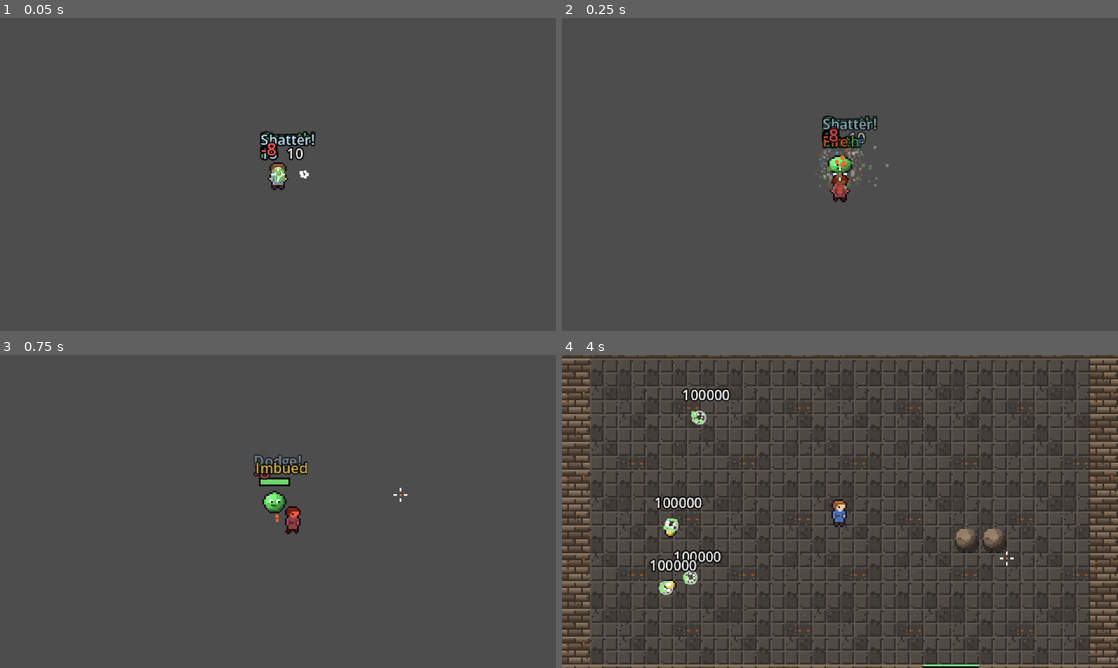
Above: before the commit, frames 1-4 (two rows, left to right).
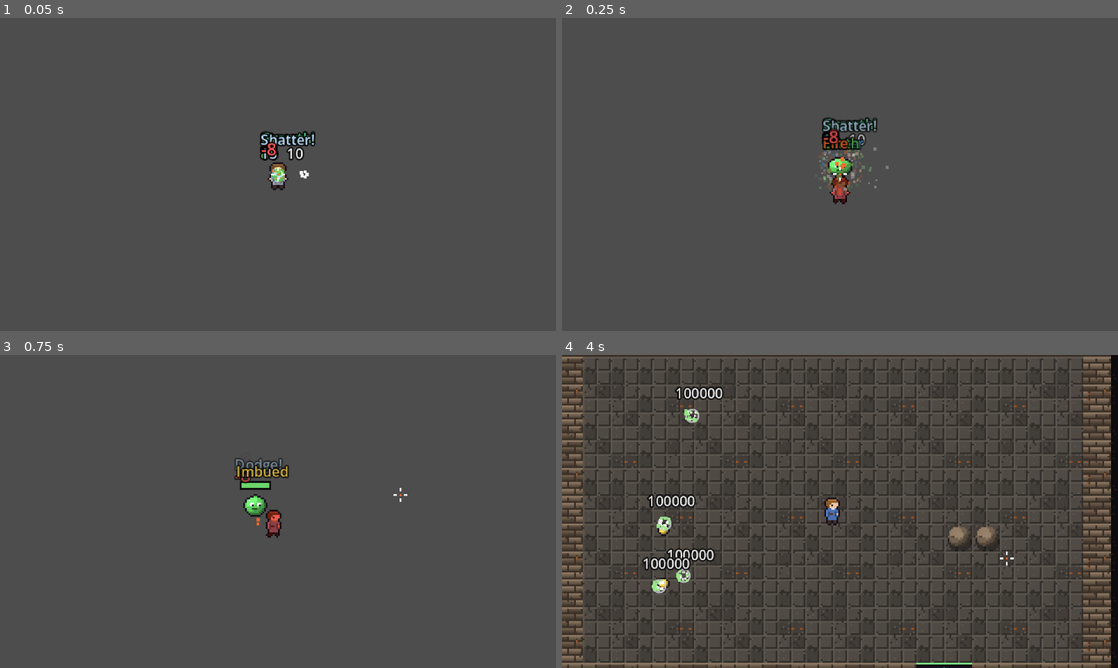
Above: after the commit, the same moments.

Repository: nzjealousy/Elementalist
Game: Godot game, scene res://tests/combo_selftest.tscn
Same seed, same stepped clock (60 frames per second), same inputs: the game is played once before the commit and once after it. This scene is started directly instead of the project's main scene.
Inputs (mouse positions are in pixels of both pictures, inside the frame that each line leads up to):
- Up to frame 1 (0.05 s): no input
- Up to frame 2 (0.25 s): no input
- Up to frame 3 (0.75 s): tap Enter at 0.5 s; move the mouse to (400, 495) at 0.52 s; hold D (move_right) from 0.53 s (still down); tap E (imbue) at 0.6 s; click (400, 495) at 0.67 s
- Up to frame 4 (4 s): release D (move_right) at 1.25 s; drag from (728, 527) to (812, 574) at 1.27 s; move the mouse to (895, 442) at 2.02 s; hold D (move_right) 2.03-2.75 s; hold Tab (character_sheet) 2.03-2.75 s; click (895, 442) at 2.17 s; tap E (imbue) at 2.3, 3.8 s; drag from (812, 574) to (673, 464) at 2.77 s; move the mouse to (1006, 558) at 3.52 s; hold A (move_left) from 3.53 s (still down); tap 1 (element_1) at 3.6 s; click (1006, 558) at 3.67 s

Frame 1 is identical in both runs. In frame 2, 1.2% of the frame differs, in the area x 46-59%, y 31-60%; in frame 3, 1.8%; in frame 4, 30%, in the area x 0-100%, y 0-100%.

Commit message:
Phase 5c: themed cards and sheet, camera look-ahead, headless test exit code, docs
- Character sheet: hero portrait and XP bar; reward and class cards use the gold frame
- Camera looks toward the aim; the self-test exits non-zero headless
- Tests for finishing runs (clear bonus, gold loss, permadeath, leaderboard, resume from seed)
- README, GDD, ROADMAP, ARCHITECTURE updated
- 952 self-tests

Co-Authored-By: Claude Sonnet 5.5 <noreply@anthropic.com>

Diff:
--- a/elementalist/scripts/player/player.gd
+++ b/elementalist/scripts/player/player.gd
@@ -17,6 +17,8 @@
 signal died
 
 const STAMINA_REGEN_DELAY := 0.8
+const CAMERA_LOOK := 0.25       # the camera drifts this share of the way toward the aim point
+const CAMERA_LOOK_MAX := 60.0   # ... measured from the hero, at most this far
 const DODGE_BUFFER := 0.15  # a dodge pressed this early still fires once it becomes possible
 const IMBUE_SWING_COST := 4.0    # mana per element per imbued slash
 const SPIN_STAMINA_MULT := 1.8   # a spin costs this many slashes' worth of stamina
@@ -63,6 +65,7 @@
 @onready var sprite: Sprite2D = $Sprite2D
 var _anim: SpriteAnim
 @onready var camera: Camera2D = $Camera2D
+var _look := Vector2.ZERO   # the camera look-ahead, smoothed
 
 
 func _ready() -> void:
@@ -400,8 +403,12 @@
 	FloatText.spawn(get_parent(), global_position + Vector2(0, 2), element.capitalize(), Elements.color_of(element))
 
 
-func _process(_delta: float) -> void:
-	camera.offset = Juice.offset()
+func _process(delta: float) -> void:
+	# Look ahead: the camera drifts a quarter of the way toward the aim point (with a gamepad, toward the
+	# stick), so you see more of where you are shooting. Smoothed, and shake rides on top.
+	var look := (Controls.aim_point(self, global_position) - global_position).limit_length(CAMERA_LOOK_MAX) * CAMERA_LOOK
+	_look = _look.lerp(look, 1.0 - exp(-6.0 * delta))
+	camera.offset = _look.round() + Juice.offset()
 
 
 ## Picks the art for where the hero faces (toward the aim) and walks it while moving. The art is
--- a/elementalist/scripts/ui/character_sheet.gd
+++ b/elementalist/scripts/ui/character_sheet.gd
@@ -129,8 +129,33 @@
 	var title := "%s  Lv %d  %s" % [ch.display_name, ch.level, cls["name"]]
 	if ch.subclass_id != "":
 		title += " / " + String(Classes.SUBCLASSES[ch.subclass_id]["name"])
-	left.add_child(_label(title, GOLD))
-	left.add_child(_label("XP %d / %d" % [ch.xp, CharacterData.xp_to_next(ch.level)]))
+	var head := HBoxContainer.new()
+	head.add_theme_constant_override("separation", 5)
+	var portrait_id := "player_%s_down" % ch.class_id
+	var portrait := TextureRect.new()
+	portrait.texture = AssetDB.get_texture(portrait_id if AssetDB.has_art(portrait_id) else "player")
+	portrait.custom_minimum_size = portrait.texture.get_size() * 2.0
+	portrait.expand_mode = TextureRect.EXPAND_IGNORE_SIZE
+	portrait.stretch_mode = TextureRect.STRETCH_SCALE
+	head.add_child(portrait)
+	var who := VBoxContainer.new()
+	who.add_theme_constant_override("separation", 1)
+	who.size_flags_horizontal = Control.SIZE_EXPAND_FILL
+	who.add_child(_label(title, GOLD))
+	var xp_need := CharacterData.xp_to_next(ch.level)
+	var xp_bar := ProgressBar.new()
+	xp_bar.min_value = 0.0
+	xp_bar.max_value = float(xp_need)
+	xp_bar.value = float(ch.xp)
+	xp_bar.show_percentage = false
+	xp_bar.custom_minimum_size = Vector2(0, 4)
+	xp_bar.add_theme_stylebox_override("background", UiTheme._flat(Color("120d0a"), Color("4a3512"), 1, 0))
+	xp_bar.add_theme_stylebox_override("fill", UiTheme._flat(Color("a98fe8"), Color("a98fe8"), 0, 0))
+	who.add_child(xp_bar)
+	who.add_child(_label("XP %d / %d" % [ch.xp, xp_need], DIM))
+	head.add_child(who)
+	left.add_child(head)
+	left.add_child(UiTheme.divider())
 	if not Classes.is_starter(ch.class_id):
 		var mastery: Dictionary = ch.class_mastery.get(ch.class_id, {"level": 1, "xp": 0})
 		var need := CharacterData.class_mastery_xp_to_next(int(mastery["level"]))
--- a/elementalist/scripts/ui/class_cards.gd
+++ b/elementalist/scripts/ui/class_cards.gd
@@ -164,11 +164,10 @@
 		lines.append("Passive: %s" % Classes.passive_info(sub["passives"][0])["name"])
 		info = String(sub["desc"])
 		panel.custom_minimum_size = SUBCLASS_CARD
-	var box := StyleBoxFlat.new()
-	box.bg_color = Color(0.1, 0.11, 0.16, 0.98)
-	box.border_color = color
-	box.set_border_width_all(2)
-	box.set_content_margin_all(4)
+	var box := UiTheme.frame("panel", 8, 4)  # the gold frame, tinted by melee (orange) or ranged (blue)
+	var tint := Color.WHITE.lerp(color, 0.5)
+	if box is StyleBoxTexture:
+		box.modulate_color = tint
 	panel.add_theme_stylebox_override("panel", box)
 	var content := VBoxContainer.new()
 	content.add_theme_constant_override("separation", 1)
@@ -180,8 +179,11 @@
 		content.add_child(_label(line, Color(0.85, 0.88, 0.95), 5))
 	panel.mouse_entered.connect(func():
 		_detail.text = info
-		box.bg_color = Color(0.16, 0.18, 0.26, 0.98))
-	panel.mouse_exited.connect(func(): box.bg_color = Color(0.1, 0.11, 0.16, 0.98))
+		if box is StyleBoxTexture:
+			box.modulate_color = tint.lightened(0.35))
+	panel.mouse_exited.connect(func():
+		if box is StyleBoxTexture:
+			box.modulate_color = tint)
 	panel.gui_input.connect(func(event: InputEvent):
 		if event is InputEventMouseButton and event.pressed and event.button_index == MOUSE_BUTTON_LEFT:
 			_choose(index))
--- a/elementalist/scripts/ui/reward_cards.gd
+++ b/elementalist/scripts/ui/reward_cards.gd
@@ -119,11 +119,9 @@
 	panel.theme = _theme
 	panel.custom_minimum_size = CARD_SIZE
 	var type: String = option["type"]
-	var box := StyleBoxFlat.new()
-	box.bg_color = Color(0.1, 0.11, 0.16, 0.98)
-	box.border_color = TYPE_COLORS[type]
-	box.set_border_width_all(2)
-	box.set_content_margin_all(6)
+	var box := UiTheme.frame("panel", 8, 6)  # the gold frame, tinted toward the card's kind
+	if box is StyleBoxTexture:
+		box.modulate_color = Color.WHITE.lerp(TYPE_COLORS[type], 0.5)
 	panel.add_theme_stylebox_override("panel", box)
 
 	var content := VBoxContainer.new()
--- a/elementalist/tests/combo_selftest.gd
+++ b/elementalist/tests/combo_selftest.gd
@@ -89,6 +89,8 @@
 	if not _failed.is_empty():
 		print("FAILED: ", " | ".join(_failed))
 	print("SELFTEST %d passed, %d failed" % [_pass, _fail])
+	if DisplayServer.get_name() == "headless":  # `godot --headless --path elementalist res://tests/combo_selftest.tscn` for CI
+		get_tree().quit(1 if _fail > 0 else 0)
 
 
 ## Neutral baseline: attributes all 5, no class growth or passives, owns Fire/Water/Earth.
@@ -1047,11 +1049,15 @@
 	player._hurt_cd = 0.0
 	var hp_before_hit: float = player.hp
 	_check("immune to damage mid-spin even after the dodge ends", player.is_invulnerable() and not player.take_damage(10.0, Vector2(40, 0)) and player.hp == hp_before_hit)
+	for lingering in get_tree().get_nodes_in_group("enemies"):
+		if is_instance_valid(lingering) and not lingering.is_queued_for_deletion():
+			lingering.queue_free()  # (the dummies beside the player would otherwise touch and hurt it)
 	player._spin_left = 0.04
 	for i in 60:  # until the spin has run out (a slow machine takes more frames)
 		await get_tree().physics_frame
 		if not player.is_spinning():
 			break
+	player._hurt_cd = 0.0
 	_check("the spin ends and immunity with it", not player.is_spinning() and not player.is_invulnerable() and player.take_damage(5.0, Vector2(40, 0)))
 	player._dodge_left = 0.0
 	player._dodge_cd = 0.0
@@ -1071,7 +1077,8 @@
 	player.try_spin()
 	_check("an imbued spin carries the element all around", imbued_hit.aura == "fire" and player.caster.mana < mana_before)
 	for node in [front, behind, far, imbued_hit, player]:
-		node.queue_free()
+		if is_instance_valid(node) and not node.is_queued_for_deletion():
+			node.queue_free()
 	Game.character = saved
 	await get_tree().process_frame
 
@@ -3517,6 +3524,7 @@
 	await _p5_bosses()
 	await _p5_menus()
 	await _p5_camp_and_runs()
+	await _p5_finish_run()
 	_neutral_character()
 
 
@@ -3964,3 +3972,82 @@
 	_check("and never again once you hold that element", gems.is_empty())
 	holder.queue_free()
 	_neutral_character()
+
+
+## Booking a finished run: meta, gold, leaderboard and the save.
+func _p5_finish_run() -> void:
+	var real_dir: String = SaveStore.dir
+	var real_board: String = Leaderboard.path
+	var real_slot: int = Game.slot
+	var real_meta: Dictionary = Game.meta
+	var real_run: Dictionary = Game.run
+	SaveStore.dir = "user://test_saves"
+	Leaderboard.path = "user://test_leaderboard.json"
+	Leaderboard.clear()
+	SaveStore.delete_slot(1)
+
+	Game.character = _bare(CharacterData.create_sandbox("vanguard", ["fire", "water"], 5))
+	Game.slot = 1
+	Game.meta = SaveStore.new_meta("warlord")
+	Game.run = {"tier": 1, "seed": 5, "floor": 4, "room": 2}
+	Game.character.inventory.gold = 1000
+	var world := Node2D.new()
+	add_child(world)
+	var player = PLAYER.instantiate()
+	world.add_child(player)
+	var run := Dungeon.new()
+	run.with_ui = false
+	run.layout = DungeonGen.generate(_rng(2), 5, 1, 0)
+	world.add_child(run)
+	await get_tree().process_frame
+	run.debug_goto(4, 2)
+	Game.run_kills = 12
+
+	run._finish_run(true)
+	_check("clearing a dungeon books it in the hero's record", Game.meta["tier_cleared"] == 1 and Game.meta["runs"] == 1)
+	_check("and pays a clear bonus scaled by the oath", run.run_bonus == roundi(150.0 * 1.6) and Game.character.inventory.gold == 1000 + run.run_bonus)
+	var board := Leaderboard.entries()
+	_check("and puts the run on the leaderboard as cleared", board.size() == 1 and board[0]["outcome"] == "cleared" and board[0]["cleared"] == true and int(board[0]["kills"]) == 12)
+	_check("the hero is saved, in camp", SaveStore.exists(1) and SaveStore.load_slot(1)["run"].is_empty() and Game.run.is_empty())
+	_check("and the leaderboard rank was recorded", run.rank == 1)
+
+	Game.run = {"tier": 1, "seed": 5, "floor": 1, "room": 0}
+	Game.character.inventory.gold = 1000
+	run.death = {"final": false, "lost": ["fire"]}
+	run.gold_lost = 0
+	run._finish_run(false)
+	_check("falling costs 30% of the gold", run.gold_lost == 300 and Game.character.inventory.gold == 700)
+	_check("and is recorded as a fall", Leaderboard.entries().any(func(e): return e["outcome"] == "fell"))
+	_check("the hero survives a fall: the save is still there", SaveStore.exists(1) and Game.meta["runs"] == 2)
+
+	Game.run = {"tier": 1, "seed": 5, "floor": 0, "room": 0}
+	run.death = {"final": true, "lost": []}
+	run._finish_run(false)
+	_check("a death with nothing left to lose deletes the save", not SaveStore.exists(1))
+	_check("and is recorded as a death", Leaderboard.entries().any(func(e): return e["outcome"] == "died"))
+
+	# resuming from a save rebuilds the same dungeon
+	Game.run = {"tier": 2, "seed": 99, "floor": 3, "room": 1, "kills": 7, "time": 123.0}
+	Game.mode = "dungeon"
+	var resumed := Dungeon.new()
+	resumed.with_ui = false
+	var start: Vector2i = resumed._make_layout()
+	_check("a saved run resumes on the saved floor and room", start == Vector2i(3, 1) and resumed.layout.size() == 10 and resumed.tier == 2)
+	_check("and keeps its kills and time", Game.run_kills == 7 and is_equal_approx(resumed.run_time, 123.0))
+	var twin := Dungeon.new()
+	twin.with_ui = false
+	twin._make_layout()
+	_check("the same seed rebuilds the same dungeon", resumed.layout == twin.layout)
+	_check("the second dungeon's monsters start deeper", resumed.layout[0][0]["depth"] == 6)
+	resumed.free()
+	twin.free()
+	Game.mode = "camp"
+
+	world.queue_free()
+	SaveStore.delete_slot(1)
+	Leaderboard.clear()
+	SaveStore.dir = real_dir
+	Leaderboard.path = real_board
+	Game.slot = real_slot
+	Game.meta = real_meta
+	Game.run = real_run
Not shown, changed: docs/ARCHITECTURE.md
Not shown, changed: docs/GDD.md
Not shown, changed: docs/ROADMAP.md
